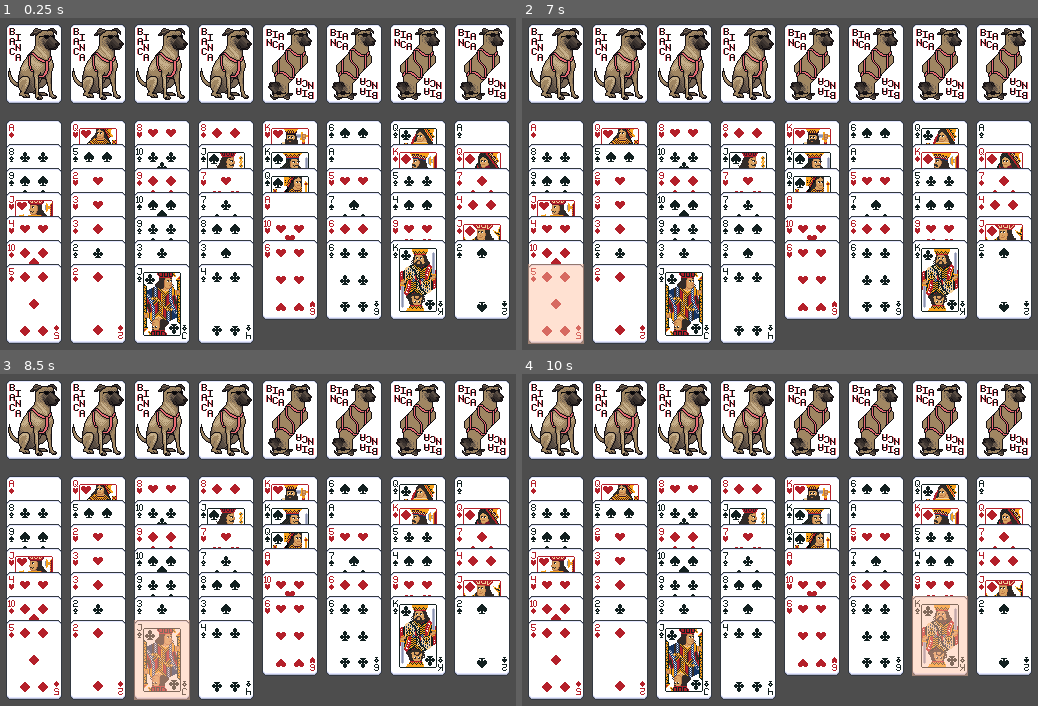
Above: before the commit, frames 1-4 (two rows, left to right).
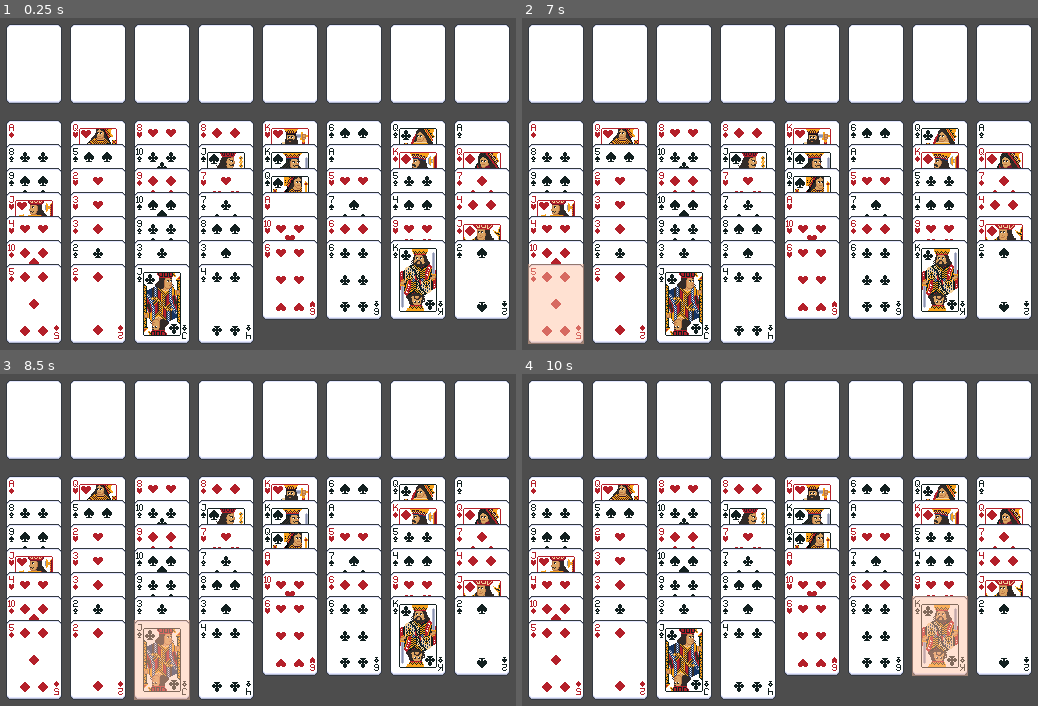
Above: after the commit, the same moments.

Repository: WangLuofan/FreeCell
Game: Godot game, scene res://Scenes/game.tscn
Two runs of this game, one before a commit and one after it. Both use one fixed random seed, a clock stepped at 60 frames per second and the inputs below.
Inputs (mouse positions are in pixels of both pictures, inside the frame that each line leads up to):
- Up to frame 1 (0.25 s): no input
- Up to frame 2 (7 s): tap Enter at 0.5, 2, 3.5 s; move the mouse to (558, 64) at 0.52 s; click (558, 64) at 0.67 s; tap Space at 1.25, 2.75, 4.25 s; move the mouse to (620, 64) at 1.27 s; click (620, 64) at 1.42 s; move the mouse to (681, 64) at 2.02 s; click (681, 64) at 2.17 s; move the mouse to (749, 64) at 2.77 s; click (749, 64) at 2.92 s; move the mouse to (810, 64) at 3.52 s; click (810, 64) at 3.67 s; move the mouse to (878, 64) at 4.27 s; click (878, 64) at 4.42 s; move the mouse to (939, 64) at 5.02 s; click (939, 64) at 5.17 s; move the mouse to (1001, 64) at 5.77 s; click (1001, 64) at 5.92 s; move the mouse to (558, 343) at 6.52 s; click (558, 343) at 6.67 s
- Up to frame 3 (8.5 s): move the mouse to (98, 699) at 7.27 s; click (98, 699) at 7.42 s; move the mouse to (159, 699) at 8.02 s; click (159, 699) at 8.17 s
- Up to frame 4 (10 s): move the mouse to (749, 699) at 8.77 s; click (749, 699) at 8.92 s; move the mouse to (outside the picture) at 9.52 s; click (outside the picture) at 9.67 s

The runs differ from the first frame. In frame 1, 9.4% of the frame differs, in the area x 1-99%, y 3-25%; in frame 2, 9.4%; in frame 3, 9.4%; in frame 4, 9.4%.

Commit message:
[Update]完成游戏基本逻辑，后续继续完善

Diff:
--- a/Scenes/buffer.tscn
+++ b/Scenes/buffer.tscn
@@ -6,7 +6,7 @@
 
 [sub_resource type="AtlasTexture" id="AtlasTexture_fk5q3"]
 atlas = ExtResource("1_v3ayo")
-region = Rect2(0, 320, 56, 80)
+region = Rect2(0, 0, 56, 80)
 
 [node name="Buffer" type="Control" unique_id=1186873294]
 custom_minimum_size = Vector2(56, 80)
--- /dev/null
+++ b/Scenes/dialog.tscn
@@ -0,0 +1,45 @@
+[gd_scene format=3 uid="uid://c518pn7oshiwr"]
+
+[ext_resource type="Script" uid="uid://dcvlkc6jg7mlq" path="res://Scripts/dialog.gd" id="1_irs7l"]
+
+[node name="Dialog" type="Control" unique_id=1727841779]
+visible = false
+z_index = 999
+layout_mode = 3
+anchors_preset = 0
+offset_right = 40.0
+offset_bottom = 40.0
+script = ExtResource("1_irs7l")
+
+[node name="ColorRect" type="ColorRect" parent="." unique_id=1167731145]
+layout_mode = 0
+offset_right = 40.0
+offset_bottom = 40.0
+color = Color(0, 0, 0, 0.23529412)
+
+[node name="PopupPanel" type="PopupPanel" parent="." unique_id=1930617291]
+oversampling_override = 1.0
+title = "游戏结束"
+initial_position = 1
+size = Vector2i(162, 122)
+visible = true
+keep_title_visible = true
+
+[node name="VBoxContainer" type="VBoxContainer" parent="PopupPanel" unique_id=386613591]
+offset_left = 4.0
+offset_top = 4.0
+offset_right = 158.0
+offset_bottom = 118.0
+
+[node name="Label" type="Label" parent="PopupPanel/VBoxContainer" unique_id=1942757411]
+layout_mode = 2
+theme_override_font_sizes/font_size = 14
+text = "You Won!"
+
+[node name="Confirm" type="Button" parent="PopupPanel/VBoxContainer" unique_id=625056727]
+layout_mode = 2
+text = "新游戏"
+
+[node name="Exit" type="Button" parent="PopupPanel/VBoxContainer" unique_id=87978647]
+layout_mode = 2
+text = "退出游戏"
--- a/Scenes/game.tscn
+++ b/Scenes/game.tscn
@@ -55,12 +55,15 @@
 
 [node name="Stack1" parent="StackBoxContainer" unique_id=1659735890 instance=ExtResource("2_qxrlw")]
 layout_mode = 2
+stack_index = 1
 
 [node name="Stack2" parent="StackBoxContainer" unique_id=543241531 instance=ExtResource("2_qxrlw")]
 layout_mode = 2
+stack_index = 2
 
 [node name="Stack3" parent="StackBoxContainer" unique_id=1235663333 instance=ExtResource("2_qxrlw")]
 layout_mode = 2
+stack_index = 3
 
 [node name="TableContainer" type="Control" parent="." unique_id=1825772769]
 anchors_preset = 0
--- a/Scenes/stack.tscn
+++ b/Scenes/stack.tscn
@@ -5,7 +5,7 @@
 
 [sub_resource type="AtlasTexture" id="AtlasTexture_gytkm"]
 atlas = ExtResource("1_gytkm")
-region = Rect2(0, 400, 56, 80)
+region = Rect2(0, 0, 56, 80)
 
 [node name="Stack" type="Control" unique_id=900594810]
 custom_minimum_size = Vector2(56, 80)
--- /dev/null
+++ b/Scripts/dialog.gd
@@ -0,0 +1,31 @@
+extends Control
+class_name Dialog
+
+@onready var color_rect: ColorRect = $ColorRect
+@onready var label: Label = $PopupPanel/VBoxContainer/Label
+@onready var confirm: Button = $PopupPanel/VBoxContainer/Confirm
+@onready var exit: Button = $PopupPanel/VBoxContainer/Exit
+
+# Called when the node enters the scene tree for the first time.
+func _ready() -> void:
+	self.color_rect.size = get_viewport().get_visible_rect().size
+
+func show_dialog(won: bool, confirm_action: Callable) -> void:
+	self.label.text = 'You Won!' if won else 'You Lose!'
+	self.visible = true
+	self.confirm.pressed.connect(func():
+		confirm_action.call()
+		self.visible = false
+		self.queue_free()
+	)
+
+	self.exit.pressed.connect(func():
+		self.visible = false;
+		self.queue_free()
+		get_tree().quit()
+	)
+
+func hide_dialog() -> void:
+	if self.get_parent_control() != null:
+		self.get_parent_control().remove_child(self)
+	self.queue_free()
--- a/Scripts/game.gd
+++ b/Scripts/game.gd
@@ -1,8 +1,10 @@
 extends Control
 
 const CardScene: PackedScene = preload("res://Scenes/card.tscn")
+const DialogScene: PackedScene = preload("res://Scenes/dialog.tscn")
 
 var stack_selected_index: int = -1
+var game_step = 0
 
 @onready var table_rows: Array[TableRow] = [
 	$TableContainer/Table/Row0,
@@ -53,8 +55,24 @@
 
 	self.start_new_game()
 
+## 清理资源
+func clean_resource() -> void:
+	for table_row in table_rows:
+		table_row.clear_all_cards()  # 需要在 TableRow 中添加这个方法
+
+	for card_buffer in card_buffers:
+		if card_buffer.card != null:
+			card_buffer.pop_card()
+
+	for card_stack in card_stacks:
+		if card_stack.card != null:
+			card_stack.card.queue_free()
+			card_stack.card = null
+
 ## 开始新游戏
 func start_new_game() -> void:
+	self.clean_resource()
+
 	var all_cards: Array[Card] = []
 	for suit in range(Consts.CARD_SUIT_TOTAL_COUNT):
 		for value in range(1, Consts.CARD_VALUE_TOTAL_COUNT + 1):
@@ -106,6 +124,7 @@
 			self.card_buffers[pending_stack % 8].pop_card()
 			card_buffer.push_card(card)
 
+## 检查牌是否可以移动到牌堆
 func check_card_can_move_to_stack(card: Card, card_stack: CardStack) -> bool:
 	# 如果点击的堆不符合当前牌的花色，返回False
 	if card.card_suit != card_stack.stack_index:
@@ -135,7 +154,6 @@
 			free_columns += 1
 
 	return int((free_buffers + 1) * pow(2, free_columns))
-
 
 ## 移动到当前牌列
 func move_row_card_to_row_if_needed(to_table_row: TableRow, from_table_row: TableRow):
@@ -172,10 +190,85 @@
 			for index in range(card_index, -1, -1):
 				to_table_row.push_card(moved_cards[index])
 
+## 检查堆列是否有牌可以移动到牌堆
+func move_card_to_stack_if_needed() -> void:
+	var is_moved: bool = true
+	while is_moved:
+		is_moved = false
+		for table_row in self.table_rows:
+			if table_row.cards.size() <= 0:
+				continue
+
+			var card: Card = table_row.cards.back()
+			var stack: CardStack = self.card_stacks[card.card_suit]
+
+			if self.check_card_can_move_to_stack(card, stack):
+				table_row.pop_card()
+				stack.push_card(card)
+
+				is_moved = true
+
+		for buffer in self.card_buffers:
+			if buffer.card == null:
+				continue
+
+			var card: Card = buffer.card
+			var stack: CardStack = self.card_stacks[card.card_suit]
+			if self.check_card_can_move_to_stack(card, stack):
+				buffer.pop_card()
+				stack.push_card(card)
+
+		if not is_moved:
+			break
+
+	self.check_game_is_end()
+
+## 检查游戏是否结束
+func check_game_is_end() -> void:
+	# 0: 游戏继续，1： 游戏失败，2： 游戏成功
+	var game_state: int = 2
+	for stack in self.card_stacks:
+		if stack.card == null or stack.card.card_value != 13:
+			game_state = 0
+			break
+
+	if game_state == 0:
+		for buffer in self.card_buffers:
+			# 如果还有空缓存区，游戏可以继续，返回
+			if buffer.card == null:
+				return
+
+			for table_row in self.table_rows:
+				# 如果当前存在空列，游戏可以继续，返回
+				if table_row.cards.size() == 0:
+					return
+				# 如果当前牌列可以接受缓存区卡牌，返回
+				if table_row.can_receive(buffer.card):
+					return
+
+		# 检查卡牌是否有可以接收的牌，如果有，游戏可以继续，返回
+		for table_row in self.table_rows:
+			for recv_table_row in self.table_rows:
+				if table_row == recv_table_row:
+					continue
+				if recv_table_row.can_receive(table_row.cards.back()):
+					return
+		game_state = 1
+
+	if game_state == 0:
+		return
+
+	var dialog: Dialog = DialogScene.instantiate()
+	self.add_child(dialog)
+	dialog.show_dialog(game_state == 2, func(): dialog.hide_dialog(); start_new_game())
+
 ## 移动到当前牌列
 func move_card_to_row_if_needed(table_row: TableRow, pending_stack_index: int):
 	if int(pending_stack_index / 8) != 0:
 		# 检查缓存区的牌是否可以移动到牌堆
+		if self.card_buffers[pending_stack_index % 8].card == null:
+			return
+
 		var card: Card = self.card_buffers[pending_stack_index % 8].card
 		if table_row.can_receive(card):
 			self.card_buffers[pending_stack_index % 8].pop_card()
@@ -184,6 +277,8 @@
 		var from_table_row: TableRow = self.table_rows[pending_stack_index]
 		self.move_row_card_to_row_if_needed(table_row, from_table_row)
 
+	self.move_card_to_stack_if_needed()
+
 ## 单击牌堆区
 func _on_card_stack_clicked(card_stack: CardStack) -> void:
 	# 没有选择的牌，不做任何处理
@@ -191,19 +286,22 @@
 		return
 
 	# 拿到牌堆的卡牌
-	var card: Card = self.table_rows[self.stack_selected_index].cards.back()
+	var card: Card = null
+	if self.stack_selected_index / 8 == 0:
+		card = self.table_rows[self.stack_selected_index].cards.back()
+	else:
+		card = self.card_buffers[self.stack_selected_index % 8].card
+
+	if card == null:
+		return
 
 	# 检查是否可以移动到牌堆
 	if self.check_card_can_move_to_stack(card, card_stack):
 		card_stack.push_card(card)
 		self.cancel_all_selection()
 
-## 将卡牌放入堆栈
-func push_card_to_stack(card: Card) -> void:
-	var card_stack: CardStack = self.card_stacks[card.card_suit]
-
-	if card_stack != null:
-		card_stack.push_card(card)
+	self.move_card_to_stack_if_needed()
+	self.cancel_all_selection()
 
 ## 双击牌面
 func _on_table_row_double_clicked(table_row: TableRow) -> void:
@@ -222,12 +320,17 @@
 		self.table_rows[table_row.stack_index].pop_card()
 		matched_card_buffer.push_card(card)
 
+	self.move_card_to_stack_if_needed()
+
 ## 单击牌面
 func _on_table_row_single_clicked(table_row: TableRow) -> void:
 	var pending_stack_index: int = self.stack_selected_index
 	self.cancel_all_selection()
 
 	if pending_stack_index == -1:
+		if table_row.cards.size() <= 0:
+			return
+
 		self.table_row_masks[table_row.stack_index].global_position = table_row.cards.back().global_position
 		self.table_row_masks[table_row.stack_index].visible = true
 		self.stack_selected_index = table_row.stack_index
--- a/Scripts/table_row.gd
+++ b/Scripts/table_row.gd
@@ -35,6 +35,11 @@
 	self.cards.append(card)
 	card.z_index = self.get_child_count()
 
+func clear_all_cards() -> void:
+	while self.cards.size() > 0:
+		var card: Card = self.pop_card()
+		card.queue_free()
+
 func pop_card() -> Card:
 	if self.cards.size() <= 0:
 		return
Not shown, added: Scripts/dialog.gd.uid
